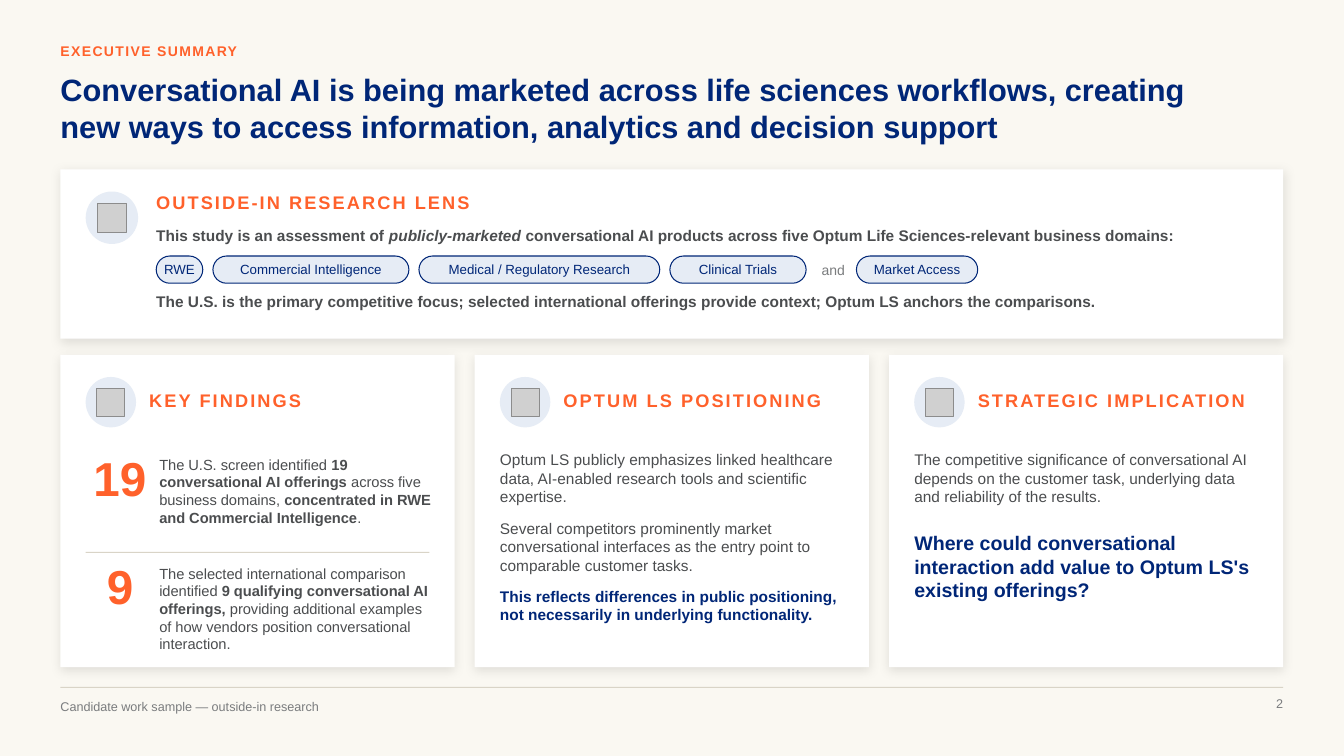
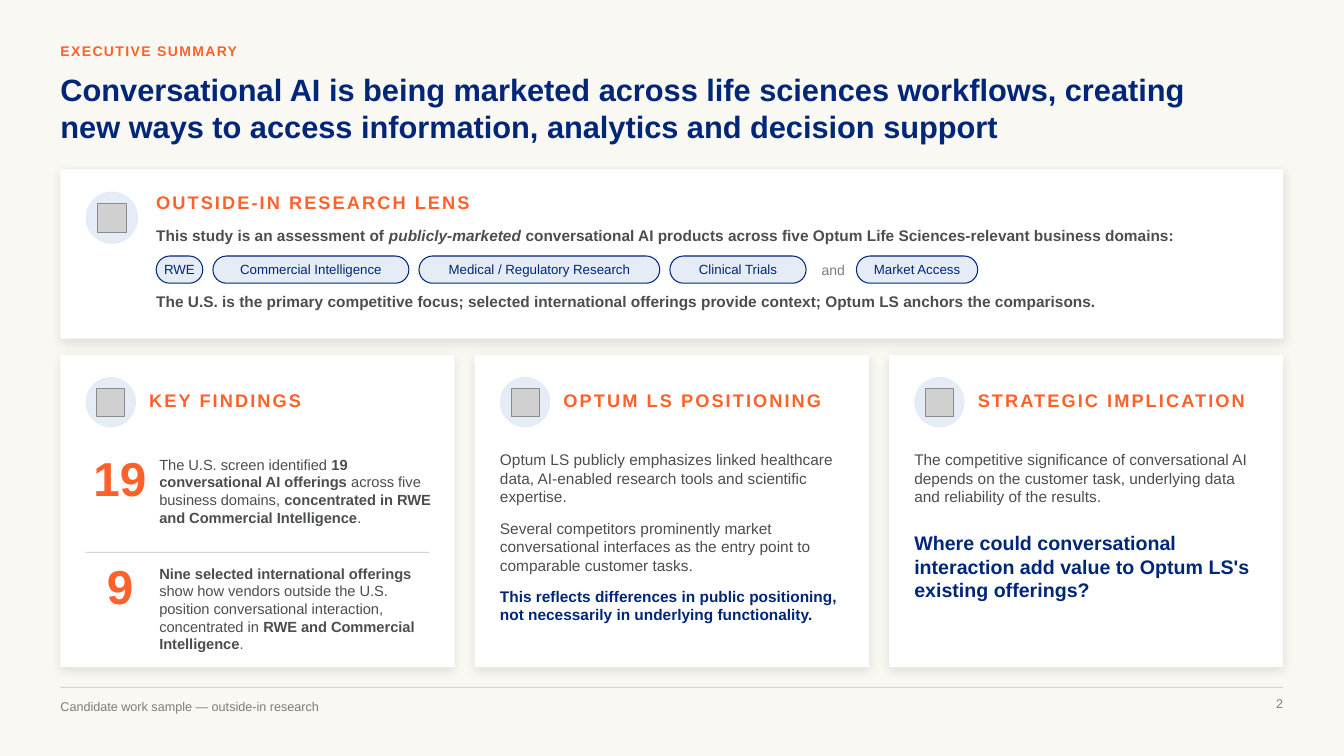
Before and after one commit to marinojt/test, a slide deck: slide 2 of deck/Optum-LS-Conversational-AI-sourced.pptx. Drawn at 1344x756 pixels with LibreOffice and Linux fonts; fonts in the diff are those of the drawing; grey boxes stand for pictures. Boxes give left, top, right and bottom in pixels: in the first picture for what was removed or moved away, otherwise in the second. Text is boxed around its words. In the diff, an @@ line names an element or a change of style, - is before the commit and + after.

```diff
--- a/deck/Optum-LS-Conversational-AI-sourced.pptx
+++ b/deck/Optum-LS-Conversational-AI-sourced.pptx
@@ text at <box>159,568,415,652</box>: text changed @@
-The selected international comparison identified 9 qualifying conversational AI offerings, providing additional examples of how vendors position conversational interaction.
+Nine selected international offerings show how vendors outside the U.S. position conversational interaction, concentrated in RWE and Commercial Intelligence.
```
Also in this commit, not shown: 3 other slides changed, 5 other files.
